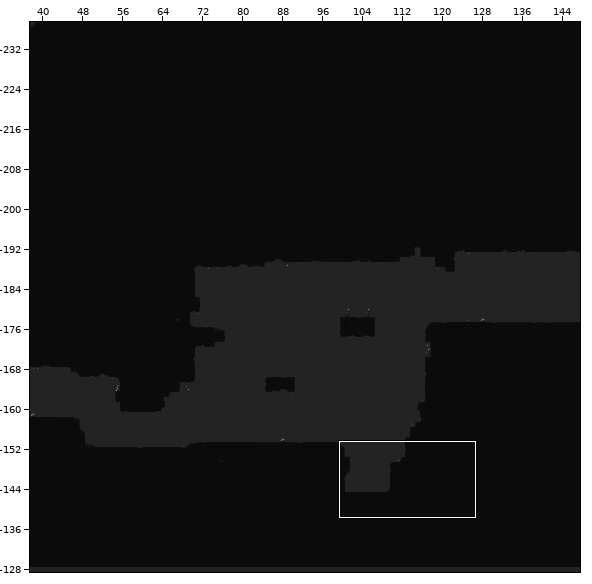
Two versions of a level (Tiled map, Assets/SuperTiled2Unity/Import/Overworld.tmx). Above: a wide view before the commit, with the close-up outlined.
Close-up. Before the edit:
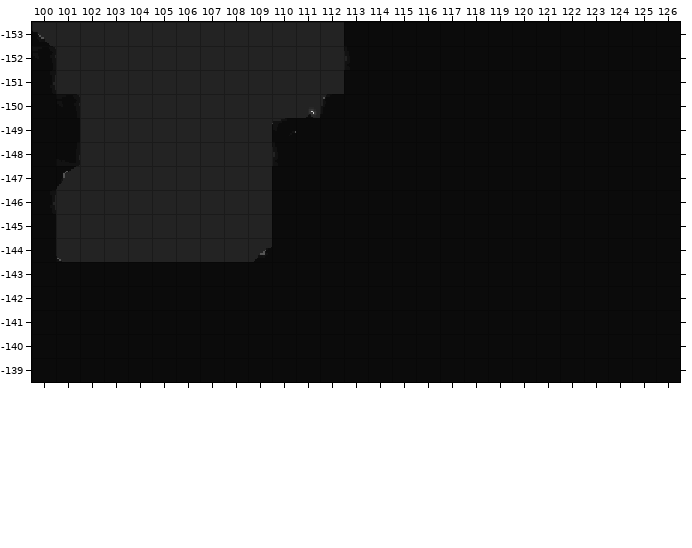
Cells are 16x16 px. Shown: x 100..126, y -153..-139. The commit also changed other parts of the map, which this record leaves out.
After:
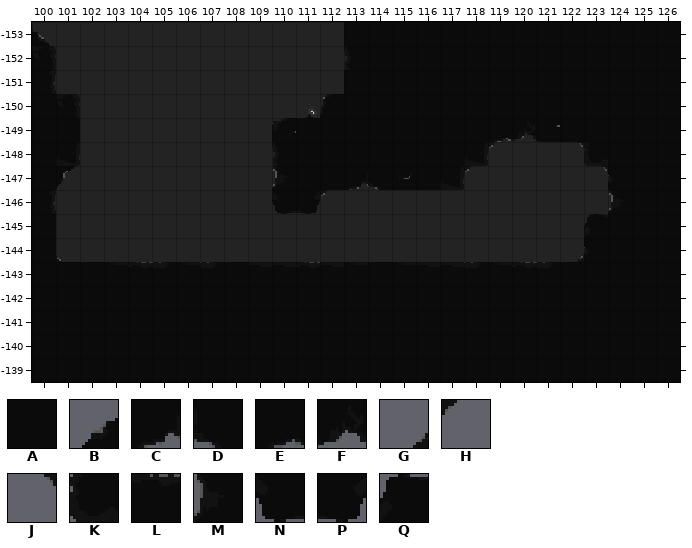
Key: from "Updated Dark Basic Set": A 12, B 44, C 46, D 47, E 49, F 50, G 177, H 178, J 179, K 243, L 287, M 312, N 330, P 331, Q 331 turned 180.
_ is an empty cell, . an unchanged one.
The edit:
--- layer "Ground with Collider_0"
@@ x 104..124 @@
--149 ...............AA....
--148 ...............AAAAA.
--147 ......A..AA...AAAAAA.
--146 ......AAAAAAAAAAAAAAA
--145 ......AAAAAAAAAAAAAA.
--144 .....BAAAAAAAAAAAAA..
--143 A......A........A....
+-149 ...............EF....
+-148 ...............H__JK.
+-147 ......M..CD...H____J.
+-146 ......NPH___________M
+-145 ......_____________Q.
+-144 ....._____________G..
+-143 L......L........L....
Boxes around the changes in both close-ups, in picture pixels (x1, y1, x2, y2):
changed: (254, 125, 613, 263)
changed: (137, 262, 152, 263)
